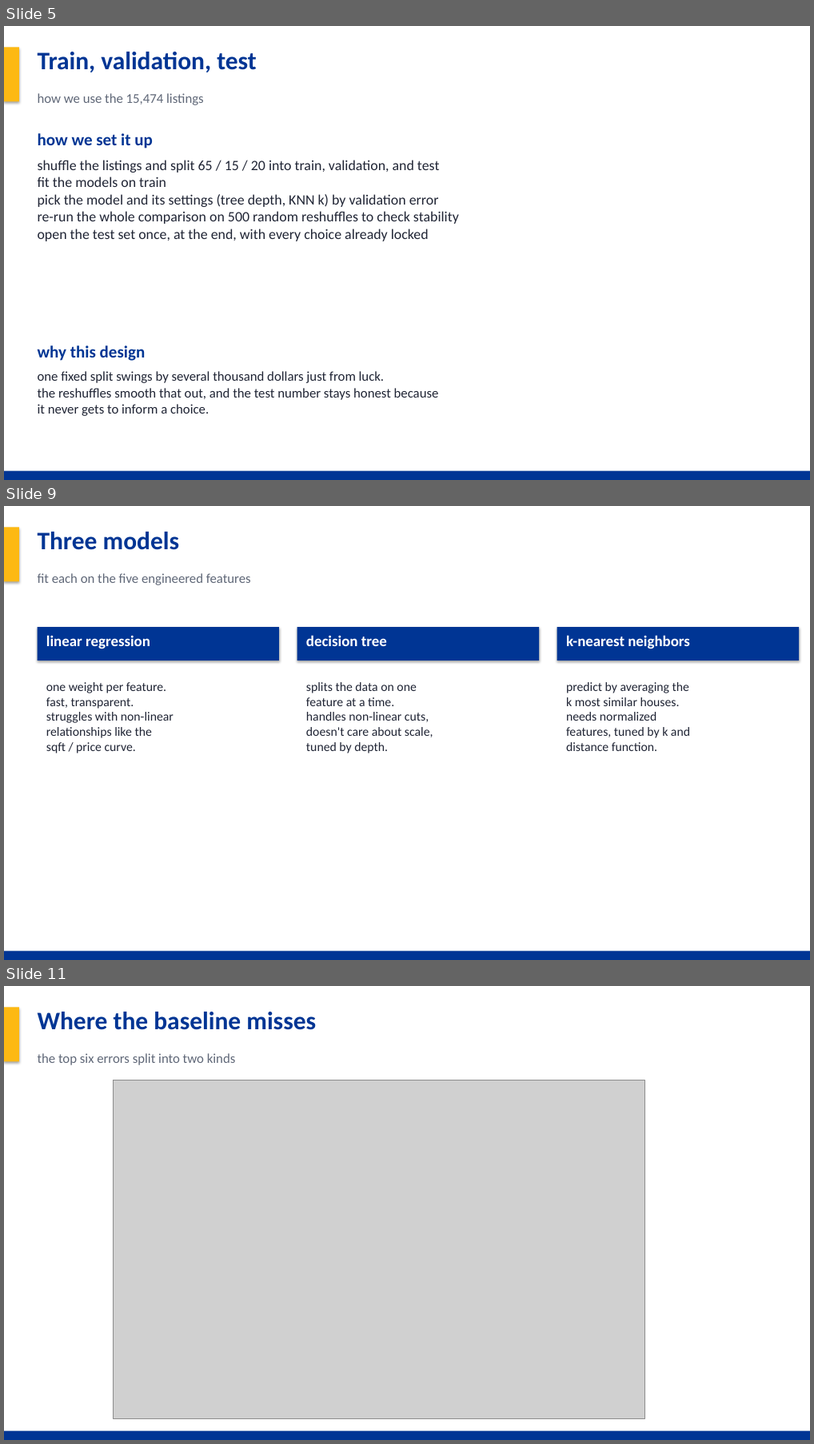
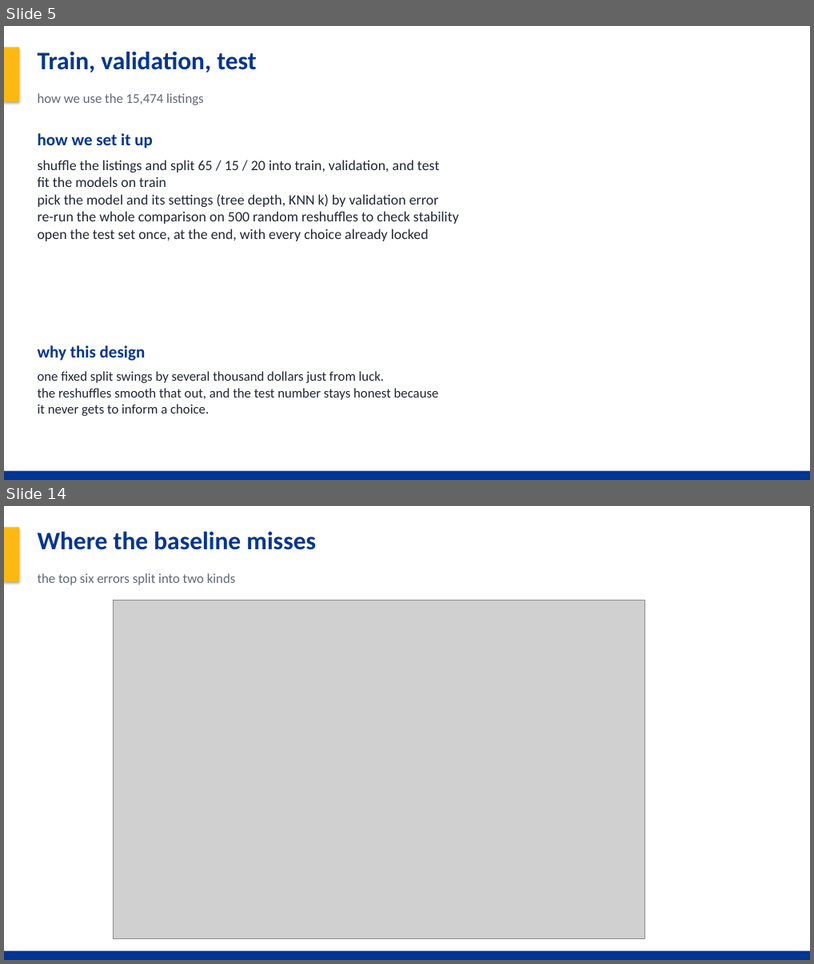
Before and after one commit to Noah-Gallego/house-price-4450-final, a slide deck: HousePrice_Final_Project.pptx. Shown one above the other, each under a label of ours: slides 5, 9 and 11 before the commit, slides 5 and 14 after it; the slides between them are not shown. The pictures are 814x1444 and 814x964 pixels, drawn with LibreOffice and Linux fonts; fonts in the diff are those of the drawing; grey boxes stand for pictures. Boxes give left, top, right and bottom in pixels: in the first picture for what was removed or moved away, otherwise in the second. Text is boxed around its words. In the diff, an @@ line names an element or a change of style, - is before the commit and + after.

Commit message:
Add region clustering, MLR results, distance-metric CV, updated deck

```diff
--- a/HousePrice_Final_Project.pptx
+++ b/HousePrice_Final_Project.pptx
@@ slide 9 removed at bbox=[4, 506, 810, 960], background #FFFFFF @@
@@ rectangle removed at bbox=[4, 506, 810, 960] @@
@@ rectangle removed at bbox=[4, 527, 19, 582] @@
@@ text removed at bbox=[38, 532, 179, 550] @@
-Three models
@@ text removed at bbox=[38, 573, 251, 585] @@
-fit each on the five engineered features
@@ rectangle removed at bbox=[38, 627, 279, 660] @@
@@ text removed at bbox=[46, 635, 150, 649] @@
-linear regression
@@ rectangle removed at bbox=[298, 627, 539, 660] @@
@@ text removed at bbox=[306, 635, 387, 646] @@
-decision tree
@@ rectangle removed at bbox=[558, 627, 799, 660] @@
@@ text removed at bbox=[566, 635, 690, 649] @@
-k-nearest neighbors
@@ text removed at bbox=[46, 682, 174, 753] @@
-one weight per feature.
-fast, transparent.
-struggles with non-linear
-relationships like the
-sqft / price curve.
@@ text removed at bbox=[306, 682, 434, 753] @@
-splits the data on one
-feature at a time.
-handles non-linear cuts,
-doesn't care about scale,
-tuned by depth.
@@ text removed at bbox=[566, 682, 690, 751] @@
-predict by averaging the
-k most similar houses.
-needs normalized
-features, tuned by k and
-distance function.
@@ rectangle removed at bbox=[4, 951, 810, 960] @@
@@ what was slide 11 is now slide 14 @@
```
Also in this commit, not shown: 2 slides changed, 6 slides added, 2 other slides removed, 13 other files.
